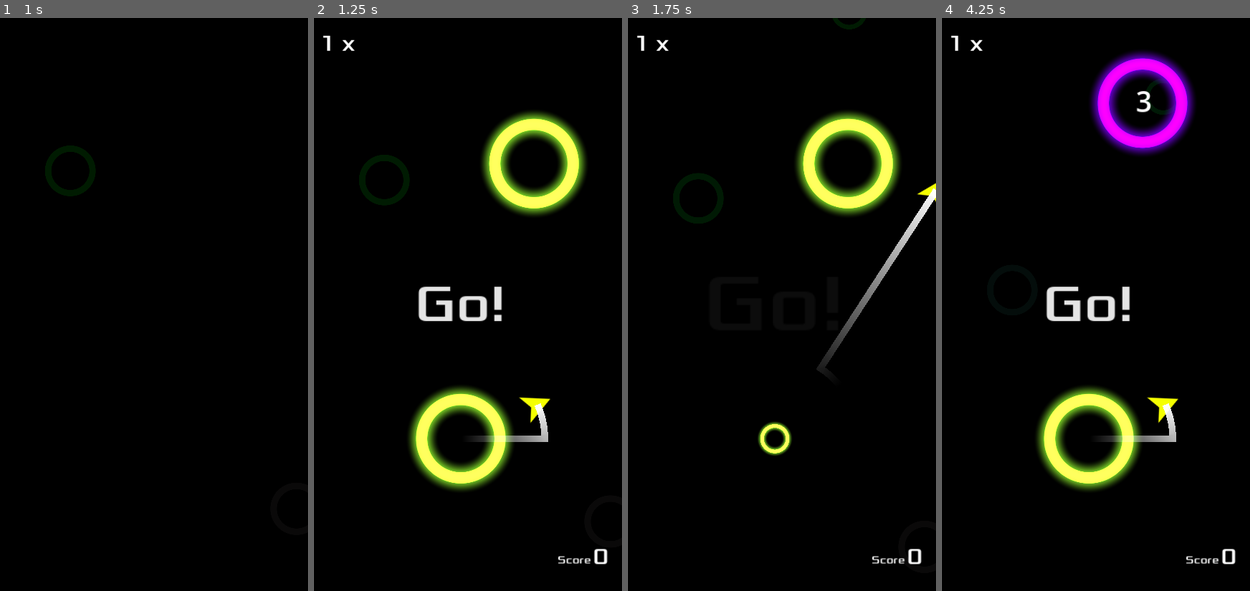
Above: before the commit, frames 1-4 (left to right).
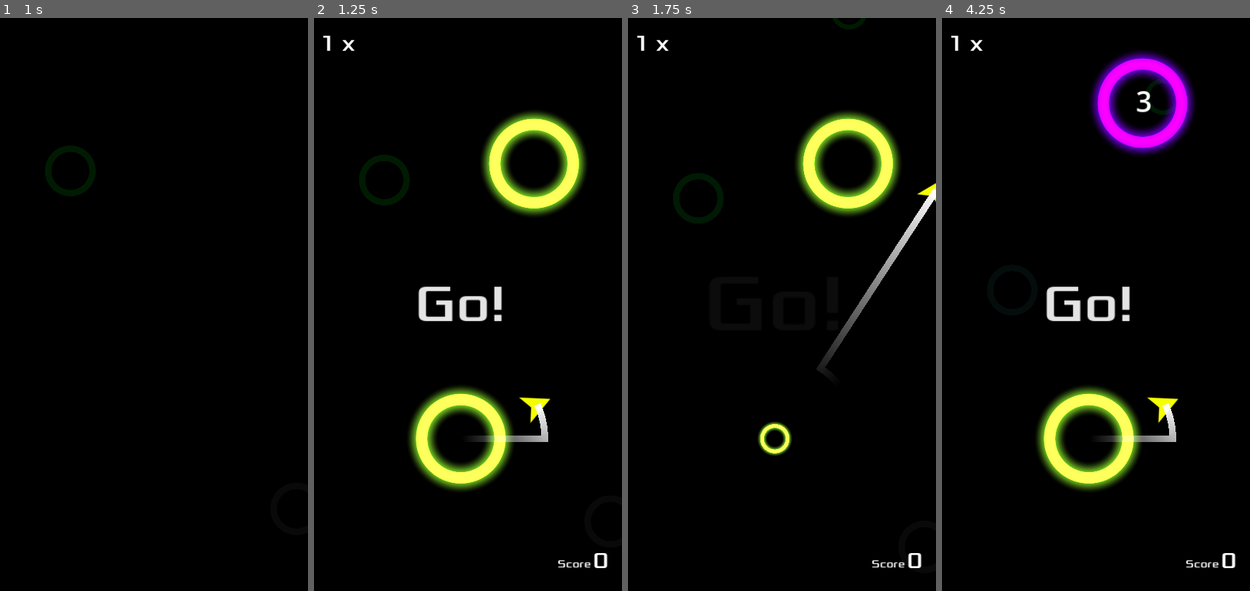
Above: after the commit, the same moments.

Repository: jrenato/circle_jump
Game: Godot game, scene res://Game/main.tscn
Same seed, same stepped clock (60 frames per second), same inputs: the game is played once before the commit and once after it. Sound files missing from this copy of the repository are replaced by a short silence.
Inputs (mouse positions are in pixels of both pictures, inside the frame that each line leads up to):
- Up to frame 1 (1 s): click "Start" at 0.5 s
- Up to frame 2 (1.25 s): no input
- Up to frame 3 (1.75 s): tap Enter at 1.25 s; move the mouse to (846, 275) at 1.27 s; hold Right (ui_right) from 1.28 s (still down); hold Ctrl from 1.28 s (still down); click (846, 275) at 1.42 s
- Up to frame 4 (4.25 s): release Right (ui_right) at 2 s; release Ctrl at 2 s; drag from (1025, 333) to (1160, 161) at 2.02 s; move the mouse to (1120, 178) at 2.77 s; hold Right (ui_right) 2.78-3.5 s; tap Z at 2.85 s; click "Retry" at 3.5 s

Frame 1 is identical in both runs. In frame 2, 0.2% of the frame differs, in the area x 79-96%, y 92-96%; in frame 3, 0.2%; in frame 4, 0.2%.

Commit message:
Added score animation

Diff:
--- a/GUI/HUD/hud.gd
+++ b/GUI/HUD/hud.gd
@@ -3,16 +3,17 @@
 var score: int:
 	set(value):
 		score = value
-		tween_step(value)
+		score_tween_step(value)
 
 var score_tween: Tween
 
-@onready var score_box: MarginContainer = %ScoreBox
+@onready var score_name_label: Label = $HBoxContainer/ScoreNameLabel
 @onready var score_label: Label = %ScoreLabel
 @onready var bonus_label: Label = %BonusLabel
 @onready var message_label: Label = %Message
+@onready var bonus_animation_player: AnimationPlayer = %BonusAnimationPlayer
+@onready var score_animation_player: AnimationPlayer = %ScoreAnimationPlayer
 @onready var message_animation_player: AnimationPlayer = %MessageAnimationPlayer
-@onready var bonus_animation_player: AnimationPlayer = %BonusAnimationPlayer
 
 
 func show_message(text: String) -> void:
@@ -24,6 +25,14 @@
 
 func update_score(current_score: int, added_score: int) -> void:
 	score = current_score
+
+	if added_score == 0:
+		return
+
+	if score_animation_player.is_playing():
+		score_animation_player.stop()
+	score_animation_player.play("score_up")
+
 	if score_tween:
 		score_tween.kill()
 	score_tween = create_tween()
@@ -32,7 +41,7 @@
 		.set_ease(Tween.EASE_IN_OUT)
 
 
-func tween_step(value: int):
+func score_tween_step(value: int):
 	score_label.text = str(value)
 
 
@@ -49,10 +58,12 @@
 
 
 func hide_hud() -> void:
-	score_box.hide()
+	score_name_label.hide()
+	score_label.hide()
 	bonus_label.hide()
 
 
 func show_hud() -> void:
-	score_box.show()
+	score_label.show()
+	score_name_label.show()
 	bonus_label.show()
--- a/GUI/HUD/hud.tscn
+++ b/GUI/HUD/hud.tscn
@@ -223,6 +223,68 @@
 "RESET": SubResource("Animation_v5lik"),
 "bonus_down": SubResource("Animation_mcou3"),
 "bonus_up": SubResource("Animation_wamif")
+}
+
+[sub_resource type="Animation" id="Animation_yht8d"]
+resource_name = "score_up"
+length = 0.3
+step = 0.01
+tracks/0/type = "value"
+tracks/0/imported = false
+tracks/0/enabled = true
+tracks/0/path = NodePath("HBoxContainer:scale")
+tracks/0/interp = 1
+tracks/0/loop_wrap = true
+tracks/0/keys = {
+"times": PackedFloat32Array(0, 0.15, 0.3),
+"transitions": PackedFloat32Array(1, 1, 1),
+"update": 0,
+"values": [Vector2(1, 1), Vector2(1.5, 1.5), Vector2(1, 1)]
+}
+tracks/1/type = "value"
+tracks/1/imported = false
+tracks/1/enabled = true
+tracks/1/path = NodePath("HBoxContainer/ScoreLabel:label_settings:font_color")
+tracks/1/interp = 1
+tracks/1/loop_wrap = true
+tracks/1/keys = {
+"times": PackedFloat32Array(0, 0.15, 0.3),
+"transitions": PackedFloat32Array(1, 1, 1),
+"update": 0,
+"values": [Color(1, 1, 1, 1), Color(0, 1, 0, 1), Color(1, 1, 1, 1)]
+}
+
+[sub_resource type="Animation" id="Animation_swurq"]
+length = 0.001
+tracks/0/type = "value"
+tracks/0/imported = false
+tracks/0/enabled = true
+tracks/0/path = NodePath("HBoxContainer:scale")
+tracks/0/interp = 1
+tracks/0/loop_wrap = true
+tracks/0/keys = {
+"times": PackedFloat32Array(0),
+"transitions": PackedFloat32Array(1),
+"update": 0,
+"values": [Vector2(1, 1)]
+}
+tracks/1/type = "value"
+tracks/1/imported = false
+tracks/1/enabled = true
+tracks/1/path = NodePath("HBoxContainer/ScoreLabel:label_settings:font_color")
+tracks/1/interp = 1
+tracks/1/loop_wrap = true
+tracks/1/keys = {
+"times": PackedFloat32Array(0),
+"transitions": PackedFloat32Array(1),
+"update": 0,
+"values": [Color(1, 1, 1, 1)]
+}
+
+[sub_resource type="AnimationLibrary" id="AnimationLibrary_vjicl"]
+_data = {
+"RESET": SubResource("Animation_swurq"),
+"score_up": SubResource("Animation_yht8d")
 }
 
 [node name="HUD" type="Control"]
@@ -249,26 +311,23 @@
 text = "999 x"
 label_settings = SubResource("LabelSettings_m6s43")
 
-[node name="ScoreBox" type="MarginContainer" parent="."]
-unique_name_in_owner = true
+[node name="HBoxContainer" type="HBoxContainer" parent="."]
 layout_mode = 1
-anchors_preset = 12
+anchors_preset = 3
+anchor_left = 1.0
 anchor_top = 1.0
 anchor_right = 1.0
 anchor_bottom = 1.0
-offset_top = -23.0
-grow_horizontal = 2
+offset_left = -460.0
+offset_top = -64.0
+offset_right = -20.0
+offset_bottom = -14.0
+grow_horizontal = 0
 grow_vertical = 0
-theme_override_constants/margin_left = 20
-theme_override_constants/margin_top = 20
-theme_override_constants/margin_right = 20
-theme_override_constants/margin_bottom = 20
-
-[node name="HBoxContainer" type="HBoxContainer" parent="ScoreBox"]
-layout_mode = 2
+pivot_offset = Vector2(440, 50)
 alignment = 2
 
-[node name="Label" type="Label" parent="ScoreBox/HBoxContainer"]
+[node name="ScoreNameLabel" type="Label" parent="HBoxContainer"]
 custom_minimum_size = Vector2(0, 50)
 layout_mode = 2
 size_flags_vertical = 1
@@ -276,7 +335,7 @@
 label_settings = SubResource("LabelSettings_l2qto")
 vertical_alignment = 1
 
-[node name="ScoreLabel" type="Label" parent="ScoreBox/HBoxContainer"]
+[node name="ScoreLabel" type="Label" parent="HBoxContainer"]
 unique_name_in_owner = true
 custom_minimum_size = Vector2(0, 50)
 layout_mode = 2
@@ -316,3 +375,9 @@
 libraries = {
 "": SubResource("AnimationLibrary_berp3")
 }
+
+[node name="ScoreAnimationPlayer" type="AnimationPlayer" parent="."]
+unique_name_in_owner = true
+libraries = {
+"": SubResource("AnimationLibrary_vjicl")
+}
Not shown: 1 places in GUI/HUD/hud.tscn that only renumber resources
